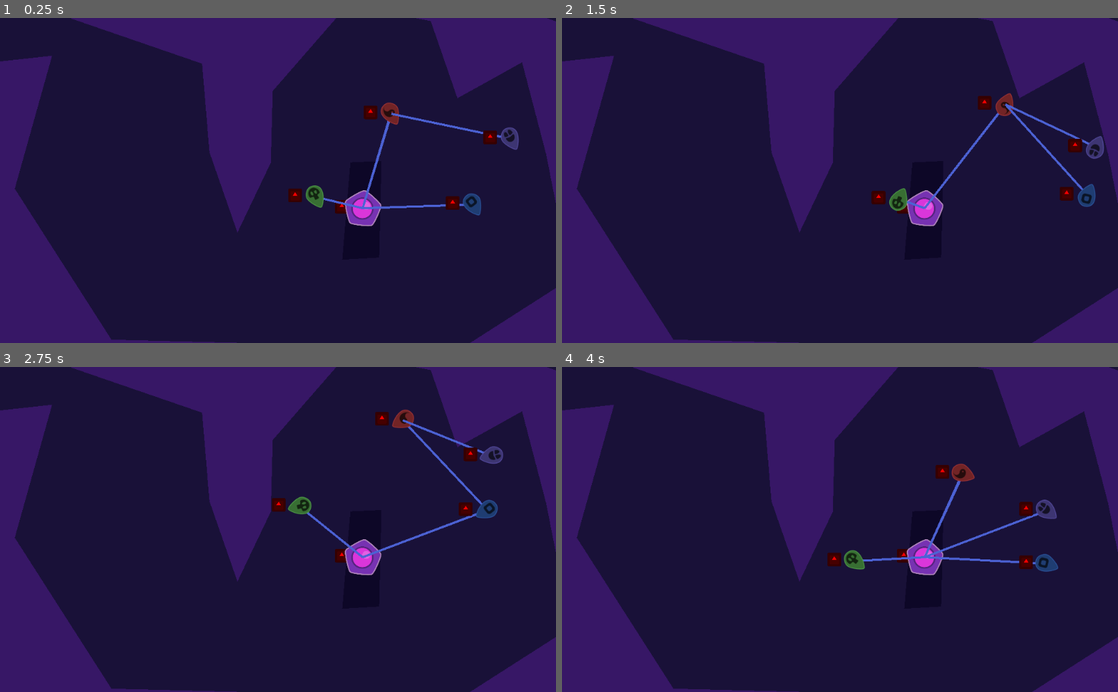
Above: before the commit, frames 1-4 (two rows, left to right).
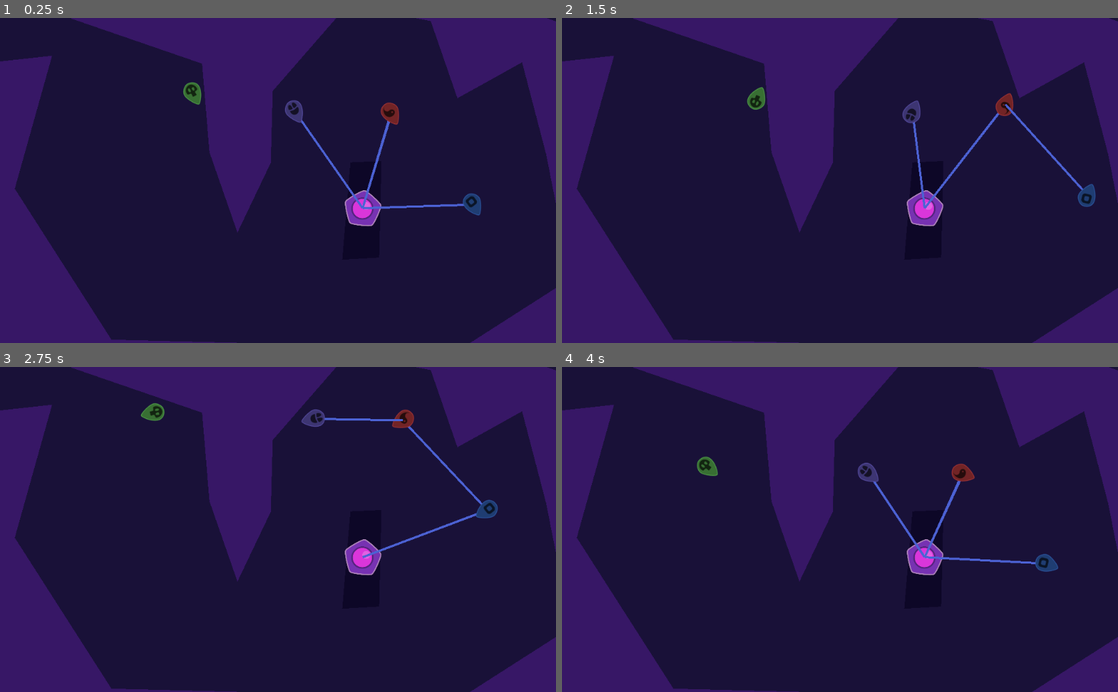
Above: after the commit, the same moments.

Repository: jacobabarbary/BooleanCircuit
Game: Godot game, scene res://main.tscn
Two runs of this game, one before a commit and one after it. Both use one fixed random seed, a clock stepped at 60 frames per second and the inputs below. The engine's default icon, where the game draws it, is replaced by a stand-in: a white triangle on a blue panel in a dark square.
Inputs:
- Up to frame 1 (0.25 s): no input
- Up to frame 2 (1.5 s): tap S (Player2Action) at 0.6 s; tap Down (PlayerAction) at 1.35 s
- Up to frame 3 (2.75 s): tap S (Player2Action) at 2.1 s
- Up to frame 4 (4 s): tap Down (PlayerAction) at 2.85 s; tap S (Player2Action) at 3.6 s

The runs differ from the first frame. In frame 1, 1.4% of the frame differs, in the area x 32-94%, y 19-61%; in frame 2, 1.3%; in frame 3, 1.4%; in frame 4, 1.5%, in the area x 24-89%, y 27-63%.

Commit message:
rewrite connector and added some todos

Diff:
--- a/connector/connector.gd
+++ b/connector/connector.gd
@@ -5,42 +5,64 @@
 var connection = null
 var collider = null
 
-
-onready var ray = $Ray
 onready var line = $Line
+onready var hitbox = $HitBox
+onready var detectbox = $DetectBox
 
 func _physics_process(delta):
-	draw_connection()
+	test_connection()
+	update_line()
 
-func try_connection(area = null):
+func _on_DetectBox_area_entered(area):
+	update_nearby()
+	_connection()
+
+func _on_DetectBox_area_exited(area):
+	update_nearby([area])
+	_connection()
+
+func _connection():
+	try_new_connection()
+#	when the connection state changes:
+#	TODO: emit a signal disconnected
+#	TODO: emit a signal connected
+	pass
+
+func test_connection():
+#	TODO: break the connection if a wall is between the two connectors
+	pass
+
+func try_new_connection(area = null):
+	reset_connection()
+	var space_state = get_world_2d().direct_space_state
+	for targ in nearby:
+		if can_connect(space_state, targ):
+			set_connection( targ.get_parent() )
+			return
+
+func update_line()->void:
+	if has_connection():
+		line.points = [Vector2.ZERO, connection.global_position - global_position]
+
+func update_nearby(exclusion: Array = []):
+	nearby = detectbox.get_overlapping_areas()
+	exclusion.append(hitbox)
+	for exclude in exclusion:
+		nearby.erase(exclude)
+
+func reset_connection()->void:
 	connection = null
 	line.visible = false
-	nearby = $DetectBox.get_overlapping_areas()
 
+func set_connection(connector)->void:
+	connection = connector
+	line.visible = true
 
-	for targ in nearby:
+func can_connect(space_state, targ)->bool:
+	return not space_state.intersect_ray(
+		global_position, targ.global_position,
+		[self], detectbox.collision_mask
+	)
 
-		if targ != area && targ != $HitBox:
-			print("targ ", targ.name)
-
-#			TODO: handle raycast correctly
-#				i think you will need to use a snapshot.
-
-			connection = targ.get_parent()
-			line.visible = true
-			return
-
-
-
-func draw_connection()->void:
-	if connection != null:
-		line.points = [Vector2.ZERO, connection.global_position - global_position]
-		$Sprite.modulate = Color.red
-	else:
-		$Sprite.modulate = Color.blue
-
-func _on_DetectBox_area_entered(area):
-	try_connection()
-
-func _on_DetectBox_area_exited(area):
-	try_connection(area)
+func has_connection()->bool:
+	return connection != null
--- a/connector/connector.tscn
+++ b/connector/connector.tscn
@@ -1,6 +1,5 @@
-[gd_scene load_steps=5 format=2]
+[gd_scene load_steps=4 format=2]
 
-[ext_resource path="res://icon.png" type="Texture" id=1]
 [ext_resource path="res://connector/connector.gd" type="Script" id=2]
 
 [sub_resource type="CircleShape2D" id=1]
@@ -10,12 +9,6 @@
 
 [node name="Connector" type="Node2D"]
 script = ExtResource( 2 )
-
-[node name="Ray" type="RayCast2D" parent="."]
-enabled = true
-cast_to = Vector2( 0, 200 )
-collision_mask = 4
-collide_with_areas = true
 
 [node name="DetectBox" type="Area2D" parent="."]
 collision_layer = 8
@@ -31,16 +24,8 @@
 [node name="CollisionShape2D" type="CollisionShape2D" parent="HitBox"]
 shape = SubResource( 2 )
 
-[node name="End" type="Position2D" parent="."]
-position = Vector2( 0, 203.014 )
-
 [node name="Line" type="Line2D" parent="."]
 width = 4.0
 default_color = Color( 0.301961, 0.388235, 0.835294, 1 )
-
-[node name="Sprite" type="Sprite" parent="."]
-position = Vector2( -38.4378, -2.83994 )
-scale = Vector2( 0.394207, 0.394207 )
-texture = ExtResource( 1 )
 [connection signal="area_entered" from="DetectBox" to="." method="_on_DetectBox_area_entered"]
 [connection signal="area_exited" from="DetectBox" to="." method="_on_DetectBox_area_exited"]
--- a/main.tscn
+++ b/main.tscn
@@ -24,11 +24,11 @@
 player_number = 0
 
 [node name="Player3" parent="." instance=ExtResource( 4 )]
-position = Vector2( 934.628, 199.388 )
+position = Vector2( 537.125, 149.283 )
 skin = 9
 color = Color( 0.533333, 0.466667, 1, 1 )
 
 [node name="Player4" parent="." instance=ExtResource( 4 )]
-position = Vector2( 575.388, 306.56 )
+position = Vector2( 349.914, 116.16 )
 skin = 11
 color = Color( 0.490196, 0.972549, 0.447059, 1 )
